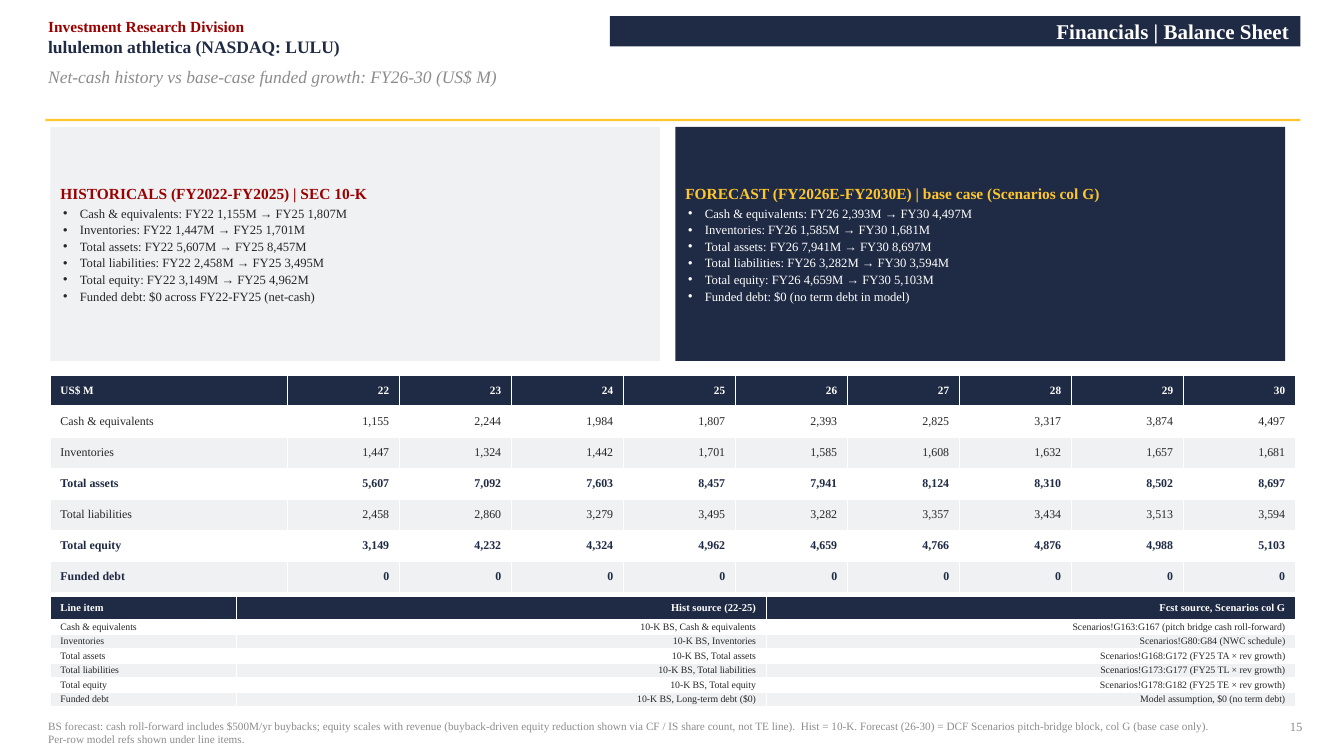
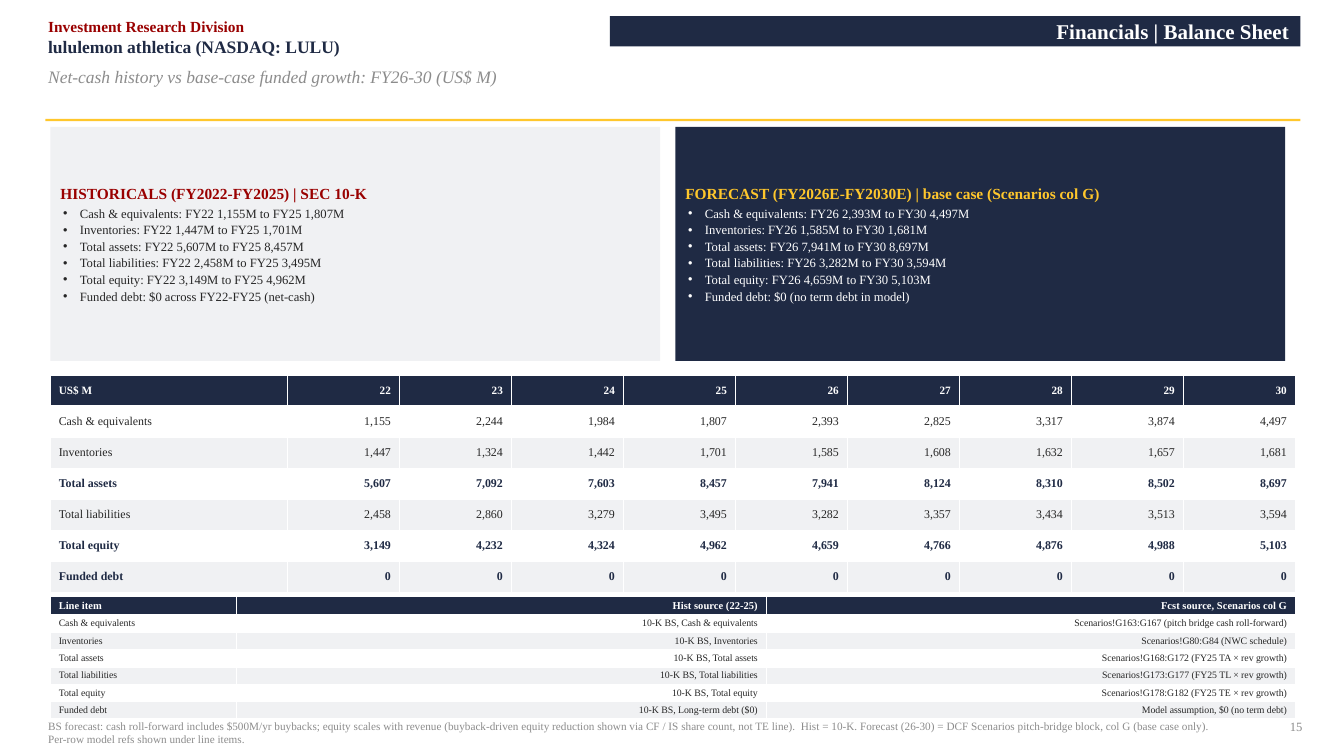
Before and after one commit to vengeanceaiUSC/RM, a slide deck: slide 15 of LULU/LULU_Investment_Pitch_Deck.pptx. Drawn at 1344x756 pixels with LibreOffice and Linux fonts; fonts in the diff are those of the drawing. Boxes give left, top, right and bottom in pixels: in the first picture for what was removed or moved away, otherwise in the second. Text is boxed around its words. In the diff, an @@ line names an element or a change of style, - is before the commit and + after.

```diff
--- a/LULU/LULU_Investment_Pitch_Deck.pptx
+++ b/LULU/LULU_Investment_Pitch_Deck.pptx
@@ text in rectangle at [80,209,345,287]: text changed @@
-• Cash & equivalents: FY22 1,155M → FY25 1,807M
-• Inventories: FY22 1,447M → FY25 1,701M
-• Total assets: FY22 5,607M → FY25 8,457M
-• Total liabilities: FY22 2,458M → FY25 3,495M
-• Total equity: FY22 3,149M → FY25 4,962M
+• Cash & equivalents: FY22 1,155M to FY25 1,807M
+• Inventories: FY22 1,447M to FY25 1,701M
+• Total assets: FY22 5,607M to FY25 8,457M
+• Total liabilities: FY22 2,458M to FY25 3,495M
+• Total equity: FY22 3,149M to FY25 4,962M
@@ text in rectangle at [705,209,970,287]: text changed @@
-• Cash & equivalents: FY26 2,393M → FY30 4,497M
-• Inventories: FY26 1,585M → FY30 1,681M
-• Total assets: FY26 7,941M → FY30 8,697M
-• Total liabilities: FY26 3,282M → FY30 3,594M
-• Total equity: FY26 4,659M → FY30 5,103M
+• Cash & equivalents: FY26 2,393M to FY30 4,497M
+• Inventories: FY26 1,585M to FY30 1,681M
+• Total assets: FY26 7,941M to FY30 8,697M
+• Total liabilities: FY26 3,282M to FY30 3,594M
+• Total equity: FY26 4,659M to FY30 5,103M
@@ table: place and size @@
-table at [50,597,1296,708]
+table at [50,597,1296,719]
```
Also in this commit, not shown: 7 other slides changed, 3 other files.
